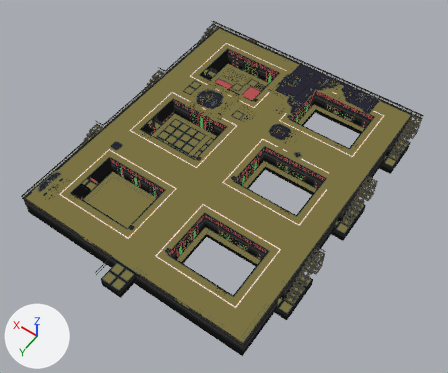
A saved change to the Blender file Assets/ImportedAssets/StationAssets/RefugeeCamp/RefugeeBase.blend.
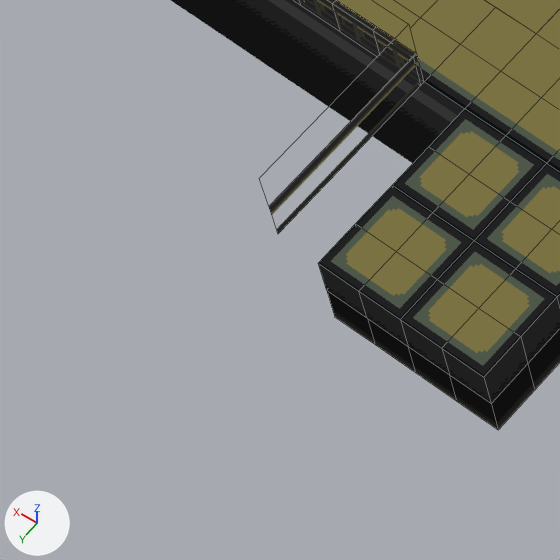
Each version is shown whole from a 50 mm lens placed at (-23.54, 31.09, 43.89), pointed at (-2.87, 2.14, -1.59), then close up on the part from 14% to 29% of the width and 67% to 84% of the height. Arrows for +X, +Y and +Z are at lower left; the lights stay in place. The close-ups show mesh edges as thin lines.
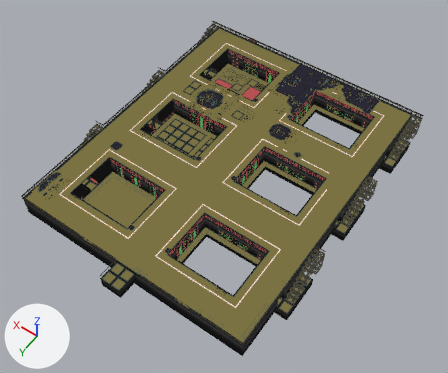
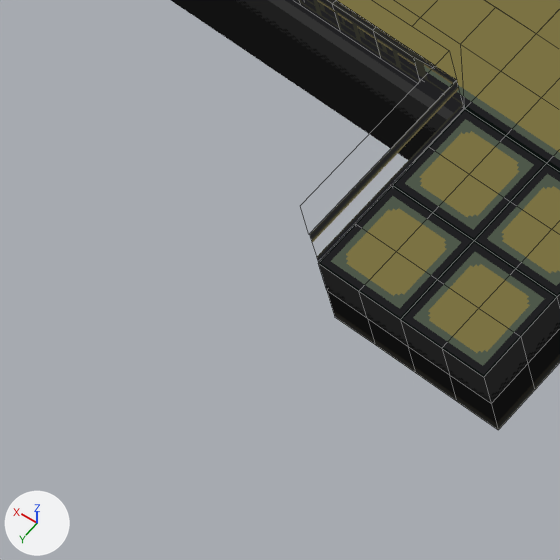
Edits to the bpy script that builds the scene:
```text
Change me_cube_004:
    where me_cube_004.from_pydata(...)  # 2878 vertices, 2215 faces; spans x -14.8..11.0, y -2.0..3.0, z -2.0..29.6
    used by ob_cube_004; location = (0.0, 14.59, 0.0); rotation_euler = (1.571, 0.0, 0.0), in degrees (90, 0, 0)
    before: 1370 (-0.5, 0.0, 0.0) at pixel (424, 81), 1656 (-0.5, 0.5, 0.0) at pixel (416, 53), 2294 (-0.5, 0.5, -2.0) at pixel (268, 206), 2296 (-0.5, 1.0, 0.0) at pixel (408, 24), 2297 (-0.5, 0.5, 0.0) at pixel (416, 53)
    before: 2298 (-0.5, 1.0, -2.0) at pixel (259, 178), 2301 (-0.5, 0.5, -2.0) at pixel (268, 206), 2302 (-0.5, 0.0, -2.0) at pixel (277, 234)
    me_cube_004 part 1
    add for i in [1370, 1656, 2294, 2296, 2297, 2298, 2301, 2302]: me_cube_004.vertices[i].co += Vector((-0.5, 0.0, 0.0))
```

What differs and where, as boxes (x1, y1, x2, y2) in the close-ups (560 x 560 px; the box of a moved part takes in the faces that stretch with it):
'Cube.004', reshaped
    before: (260, 0, 560, 430)
    after: (293, 0, 560, 430)
part 1 of me_cube_004, moved or reshaped
    before: (260, 0, 500, 234)
    after: (300, 0, 500, 262)
